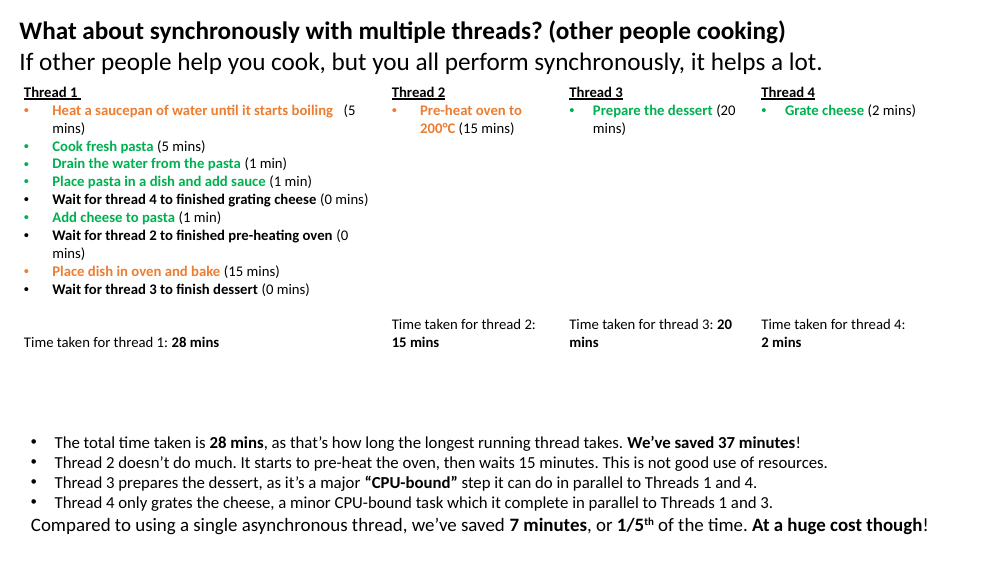
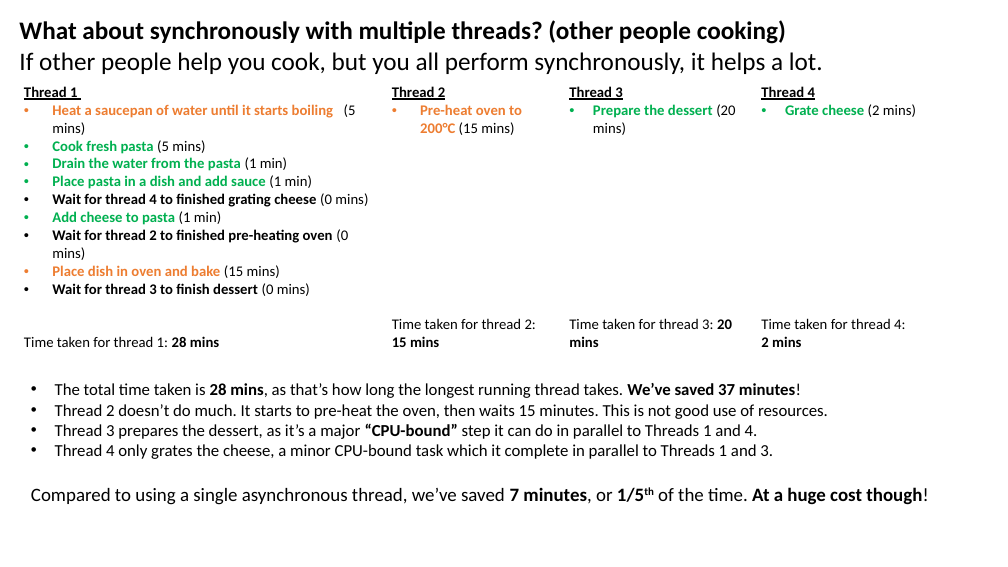
Before and after one commit to JoshKain/AsyncAwaitQuiz, a slide deck: slide 14 of Async and await presentation.pptx. Drawn at 1008x567 pixels with LibreOffice and Linux fonts; fonts in the diff are those of the drawing. Boxes give left, top, right and bottom in pixels: in the first picture for what was removed or moved away, otherwise in the second. Text is boxed around its words. In the diff, an @@ line names an element or a change of style, - is before the commit and + after.

```diff
--- a/Async and await presentation.pptx
+++ b/Async and await presentation.pptx
@@ text "The total time taken is ..." rewrapped from (31, 436, 928, 535) to (31, 383, 928, 505) @@
```
Also in this commit, not shown: 1 other slide changed, 10 other files.
